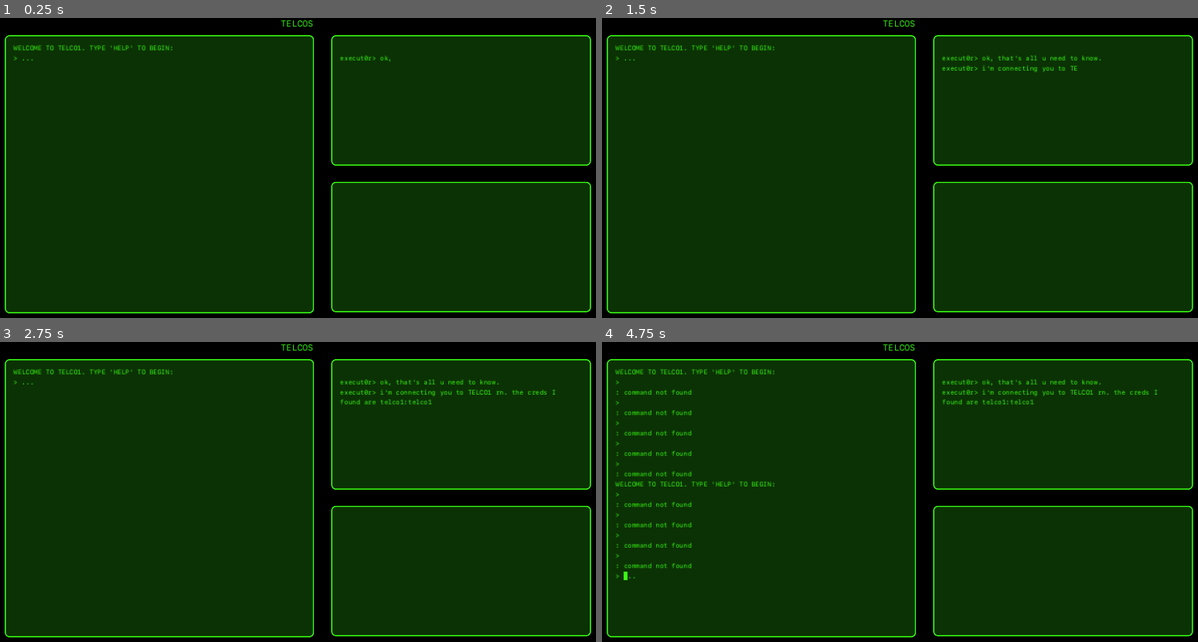
Above: before the commit, frames 1-4 (two rows, left to right).
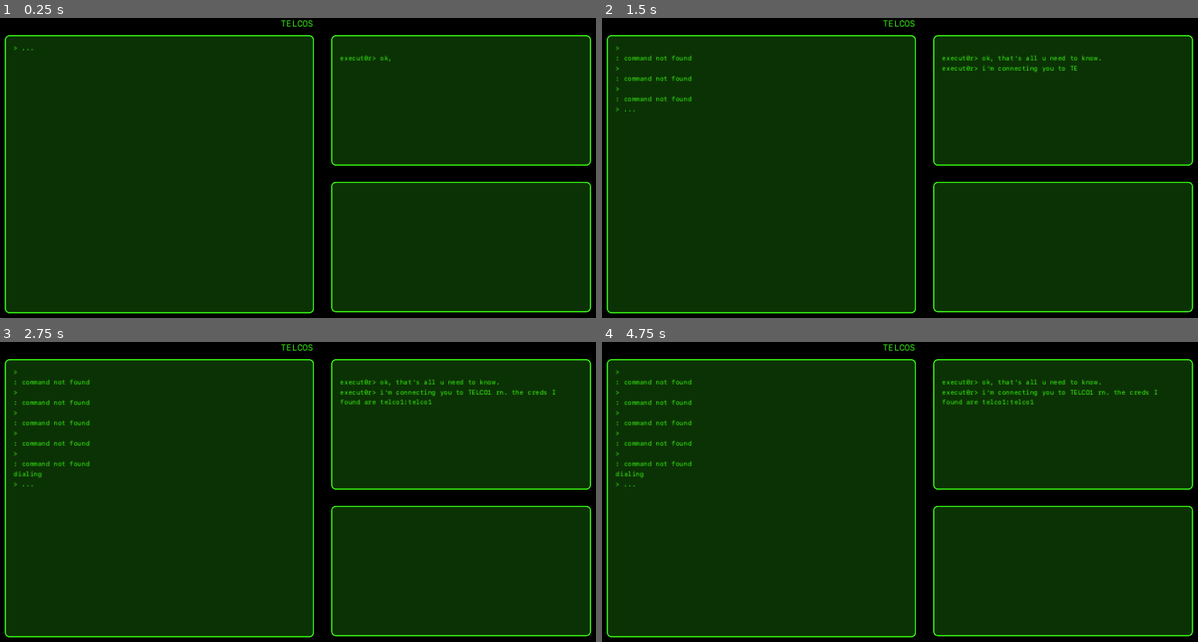
Above: after the commit, the same moments.

Repository: jwhenry28/TELCOS
Game: Godot game, scene res://scenes/main/main.tscn
The game is run twice, just before and just after one commit, with the same random seed, the same clock (stepped at 60 frames per second) and the same inputs. Sound files missing from this copy of the repository are replaced by a short silence.
Inputs:
- Up to frame 1 (0.25 s): no input
- Up to frame 2 (1.5 s): tap Enter (cmd_enter) at 0.5, 0.6, 1.35 s; hold Right 0.53-1.28 s; tap Space at 1.25 s
- Up to frame 3 (2.75 s): tap Enter (cmd_enter) at 2, 2.3 s; hold Right from 2.03 s (still down); tap Backspace at 2.1 s
- Up to frame 4 (4.75 s): tap Space at 2.75, 4.25 s; tap Enter (cmd_enter) at 2.85, 3.5, 3.6, 4.55 s; release Right at 3.53 s; tap Backspace at 4.35 s

The runs differ from the first frame. In frame 1, 0.3% of the frame differs, in the area x 2-29%, y 9-15%; in frame 2, 0.6%; in frame 3, 0.9%; in frame 4, 2.1%, in the area x 2-29%, y 9-80%.

Commit message:
cleaned up cutscene dialing a bit

Diff:
--- a/assets/cutscenes/test.json
+++ b/assets/cutscenes/test.json
@@ -3,9 +3,7 @@
 		{"type": "dialogue", "speaker": "execut0r", "text": "ok, that's all u need to know."},
 		{"type": "pause", "duration": 1.0},
 		{"type": "dialogue", "speaker": "execut0r", "text": "i'm connecting you to TELCO1 rn. the creds I found are telco1:telco1"},
-		{"type": "action", "callback": "change_telco", "args": ["telco1"]},
+		{"type": "action", "callback": "change_telco", "args": ["sandbox"]},
 		{"type": "action", "callback": "play_sound", "args": ["dial"]},
-		{"type": "pause", "duration": 2.5},
-		{"type": "action", "callback": "terminal_stdout", "args": ["WELCOME TO TELCO1. TYPE 'HELP' TO BEGIN:"]},
 	]
 }
--- a/scenes/comms/comms.gd
+++ b/scenes/comms/comms.gd
@@ -74,7 +74,7 @@
 	current_element = cutscene["elements"].pop_front()
 	if current_element == null:
 		comm_state = CommState.INACTIVE
-		signal_bus.terminal_change_state.emit("TYPING")
+		# signal_bus.terminal_change_state.emit("TYPING")
 		return
 
 	print("comms: processing ", current_element)
@@ -120,7 +120,8 @@
 			signal_bus.play_sound.emit(args[0])
 		"change_telco":
 			print("comms: changing telco: " + args[0])
-			signal_bus.terminal_change_telco.emit(args[0], "guest")
+			$"../Terminal".terminal_dial(args[0], "guest")
+			# signal_bus.terminal_change_telco.emit(args[0], "guest")
 		"terminal_stdout":
 			signal_bus.terminal_stdout.emit(args[0])
 
--- a/scenes/telc_os/telc_os.gd
+++ b/scenes/telc_os/telc_os.gd
@@ -180,7 +180,7 @@
 						parent_path_array.remove_at(parent_path_array.size() - 1)
 						file_path = "/".join(parent_path_array)
 
-	users.register_user("guest", "guest", "", "")
+	users.register_user("guest", "", "", "")
 	initialize_session("guest")
 
 
@@ -251,8 +251,8 @@
 
 
 func authenticate_user(username: String, password: String) -> bool:
-	if username == "guest":
-		return false
+	# if username == "guest":
+	# 	return false
 
 	var user = get_user_from_username(username)
 	if user == null:
@@ -600,15 +600,18 @@
 	return true
 
 
-func dial_service(_cmd: String, argv: Array, source: String) -> bool:
+func dial_service(_cmd: String, argv: Array, _source: String) -> bool:
 	var auth_string = argv[0]
 	var username = auth_string.split(":")[0]
 	var tmp = auth_string.split(":")[1]
 	var password = tmp.split("@")[0]
 	var auth_telco_name = tmp.split("@")[1]
 
+	print("dial.service: authenticating " + username)
+
 	if authenticate_user(username, password):
 		signal_bus.terminal_change_telco.emit(auth_telco_name, username)
+		initialize_session(username)
 		stdout("WELCOME TO " + auth_telco_name.to_upper() + ". TYPE 'HELP' TO BEGIN:")
 		return true
 	else:
--- a/scenes/telc_os/user.gd
+++ b/scenes/telc_os/user.gd
@@ -8,7 +8,7 @@
 var path: String
 
 func initialize(new_username:String, new_password:String, new_home:String, new_path:String = ""):
-	assert (new_username != "" and new_password != "", "New users require a username and password")
+	assert (new_username != "", "New users require a username")
 
 	self.name = new_username
 	self.username = new_username
--- a/scenes/terminal/terminal.gd
+++ b/scenes/terminal/terminal.gd
@@ -9,9 +9,9 @@
 const TERMINAL_GREEN: Color = Color8(57, 255, 20, 255)
 const BG_TERMINAL_GREEN: Color = Color8(11, 50, 4, 255)
 const FONT_SIZE: int = 12
-const DIAL_DURATION: float = 3.0
+const DIAL_DURATION: float = 2.5
 
-var last_sibling_index: int
+var next_msg_index: int
 var old_max_scroll_height: float = 0.0
 
 var terminal_history_container: ScrollContainer
@@ -46,7 +46,8 @@
 	signal_bus.terminal_change_telco.connect(_on_change_telco)
 	signal_bus.terminal_change_state.connect(_on_terminal_state_change)
 
-	last_sibling_index = vbox_container.get_child_count() - 2
+	next_msg_index = vbox_container.get_child_count() - 1
+	print("next_msg_index: ", next_msg_index)
 	connected_telco = "telco1"
 	terminal_state = TerminalState.TYPING
 	msg_buffer = []
@@ -67,6 +68,8 @@
 		TerminalState.TYPING:
 			pass
 		TerminalState.DIALING:
+			print("dialing")
+			print("animation_timing: ", animation_timing)
 			var fps: float = 3.0
 			var num_frames: int = 3
 			var duration: int = 3
@@ -76,6 +79,7 @@
 			animation_label.text = dialing_msg
 
 			if animation_timing > DIAL_DURATION:
+				print("exceeded duration")
 				_on_terminal_state_change("TYPING")
 		TerminalState.INACTIVE:
 			pass
@@ -113,7 +117,7 @@
 func add_to_history(text: String, is_stderr: bool = false) -> void:
 	print("adding to history: ", text)
 	print("terminal state: ", TerminalState.keys()[terminal_state])
-	if terminal_state == TerminalState.TYPING:
+	if terminal_state == TerminalState.TYPING or terminal_state == TerminalState.INACTIVE:
 		var label = Label.new()
 		label.name = text
 		label.text = text
@@ -121,9 +125,14 @@
 		label.add_theme_color_override("font_color", TERMINAL_GREEN)
 		label.add_theme_font_size_override("font_size", FONT_SIZE)
 
-		var last_sibling = vbox_container.get_child(last_sibling_index)
-		last_sibling_index += 1
-		last_sibling.add_sibling(label)
+		print("next_msg_index: ", next_msg_index)
+		# var last_sibling = vbox_container.get_child(next_msg_index)
+		# print("adding sibling to: ", last_sibling.name)
+		# next_msg_index += 1
+		# last_sibling.add_sibling(label)
+		vbox_container.add_child(label)
+		vbox_container.move_child(label, next_msg_index)
+		next_msg_index += 1
 
 		if is_stderr:
 			terminal_noises.get_node("stderr").play()
@@ -131,6 +140,13 @@
 		var msg = {"text": text, "is_stderr": is_stderr}
 		print("adding to buffer: ", msg)
 		msg_buffer.append(msg)
+
+
+func terminal_dial(telco_name: String, username: String = "guest", password: String = "") -> void:
+	add_to_history("dialing...")
+	_on_terminal_state_change("DIALING")
+	var data = "dial.service " + username + ":" + password + "@" + telco_name
+	signal_bus.network_data.emit("terminal", telco_name, data)
 
 
 func _on_stderr(msg: String) -> void:
@@ -141,13 +157,13 @@
 	print("terminal: changing telco to ", username, "@", new_telco_name)
 	connected_telco = new_telco_name
 
-	var telcOS = telco_network.get_telco(connected_telco)
-	telcOS.initialize_session(username)
+	# var telcOS = telco_network.get_telco(connected_telco)
+	# telcOS.initialize_session(username)
 
 
 func _on_terminal_state_change(state: String) -> void:
 	terminal_state = TerminalState.get(state)
-	# print("terminal_state is now: ", terminal_state)
+	print("terminal_state is now: ", terminal_state)
 
 	match terminal_state:
 		TerminalState.TYPING:
@@ -158,7 +174,8 @@
 				add_to_history(msg.text, msg.is_stderr)
 		TerminalState.DIALING:
 			animation_timing = 0.0
-			animation_label = vbox_container.get_child(last_sibling_index)
+			print("animation_label: ", vbox_container.get_child(next_msg_index-1).name)
+			animation_label = vbox_container.get_child(next_msg_index-1)
 			cmd_prompt_textedit.release_focus()
 			signal_bus.play_sound.emit("dial")
 		TerminalState.INACTIVE:
--- a/scenes/terminal/terminal.tscn
+++ b/scenes/terminal/terminal.tscn
@@ -29,10 +29,6 @@
 layout_mode = 2
 size_flags_horizontal = 3
 
-[node name="Welcome" type="Label" parent="TerminalHistory/VBoxContainer"]
-layout_mode = 2
-text = "WELCOME TO TELCO1. TYPE 'HELP' TO BEGIN:"
-
 [node name="HBoxContainer" type="HBoxContainer" parent="TerminalHistory/VBoxContainer"]
 layout_mode = 2
 
